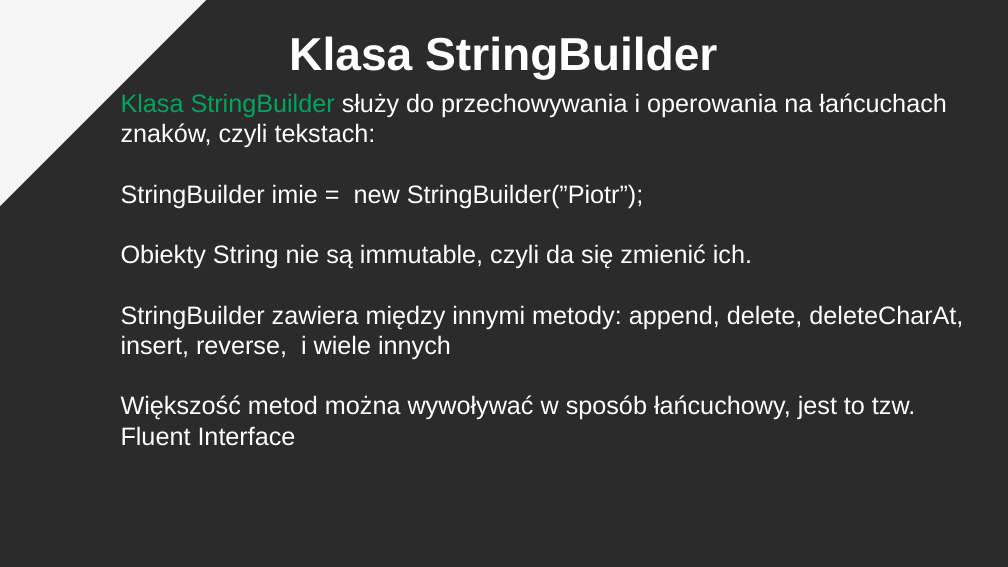
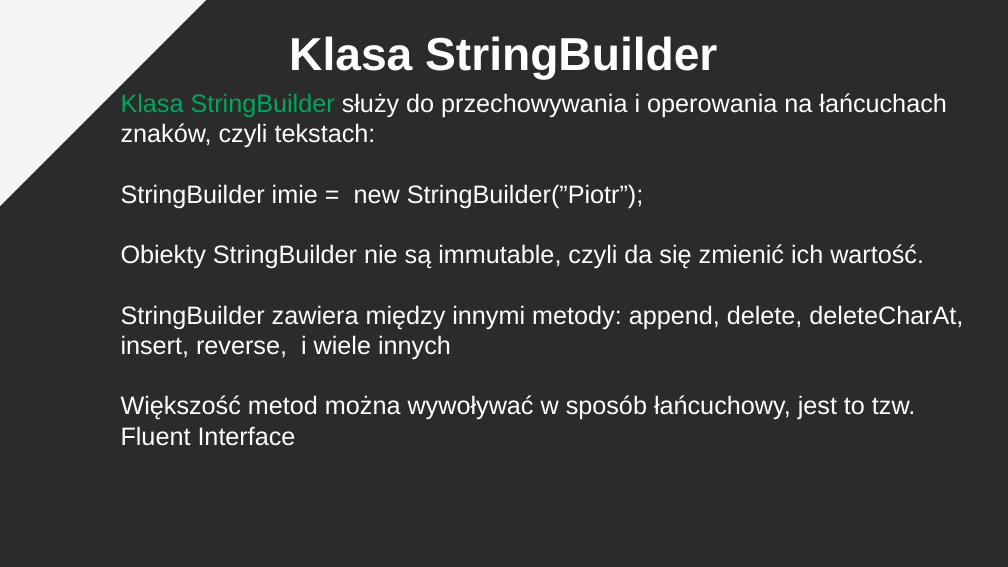
Before and after one commit to pkrajnik/WprowadzenieDoJava4Zajecia, a slide deck: slide 33 of WprowadzenieDoJezykaJAVA_v2_PiotrKrajnik.pptx. Drawn at 1008x567 pixels with LibreOffice and Linux fonts; fonts in the diff are those of the drawing; background and template pictures are left out; a plain dark background stands for a picture behind light text. Boxes give left, top, right and bottom in pixels: in the first picture for what was removed or moved away, otherwise in the second. Text is boxed around its words. In the diff, an @@ line names an element or a change of style, - is before the commit and + after.

```diff
--- a/WprowadzenieDoJezykaJAVA_v2_PiotrKrajnik.pptx
+++ b/WprowadzenieDoJezykaJAVA_v2_PiotrKrajnik.pptx
@@ text at [121, 244, 924, 269]: text changed @@
-Obiekty String nie są immutable, czyli da się zmienić ich.
+Obiekty StringBuilder nie są immutable, czyli da się zmienić ich wartość.
```
Also in this commit, not shown: 5 other slides changed.
